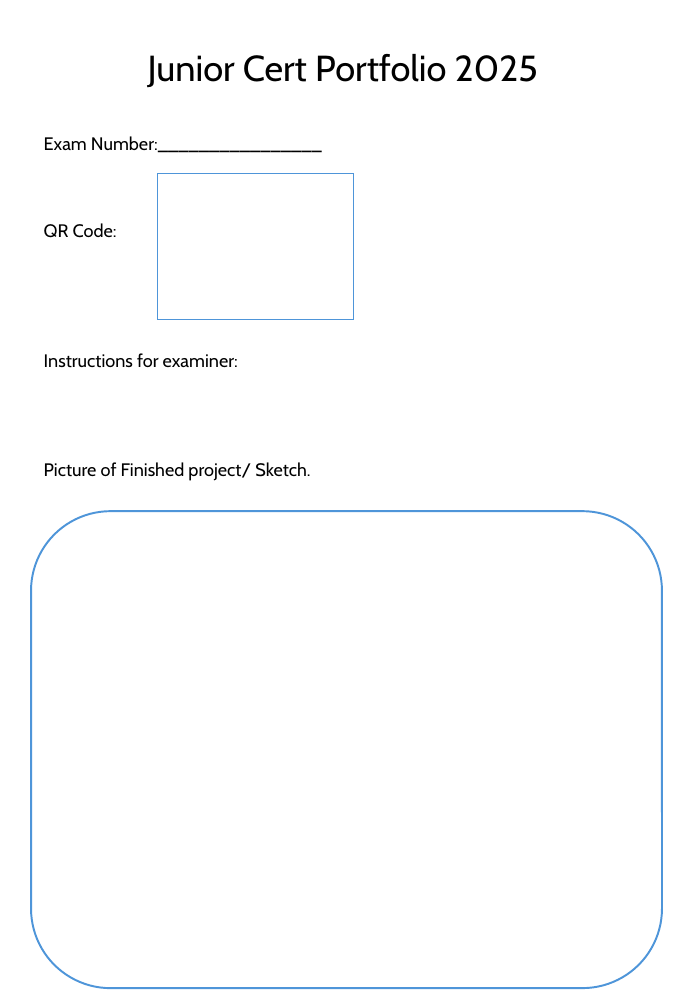
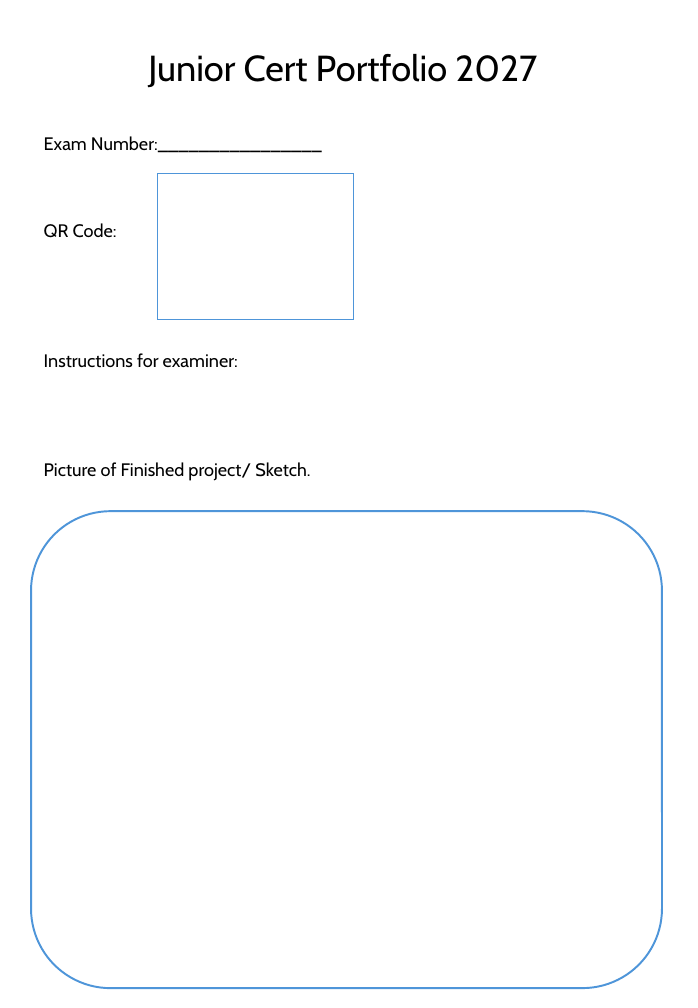
Before and after one commit to madstats26/Technology, a slide deck: slide 1 of project/jc-portfolio-template.pptx. Drawn at 698x1008 pixels with LibreOffice and Linux fonts; fonts in the diff are those of the drawing. Boxes give left, top, right and bottom in pixels: in the first picture for what was removed or moved away, otherwise in the second. Text is boxed around its words. In the diff, an @@ line names an element or a change of style, - is before the commit and + after.

```diff
--- a/project/jc-portfolio-template.pptx
+++ b/project/jc-portfolio-template.pptx
@@ text at bbox=[148, 54, 537, 88]: text changed @@
-Junior Cert Portfolio 2025
+Junior Cert Portfolio 2027
```
Also in this commit, not shown: 1 other slide changed.
